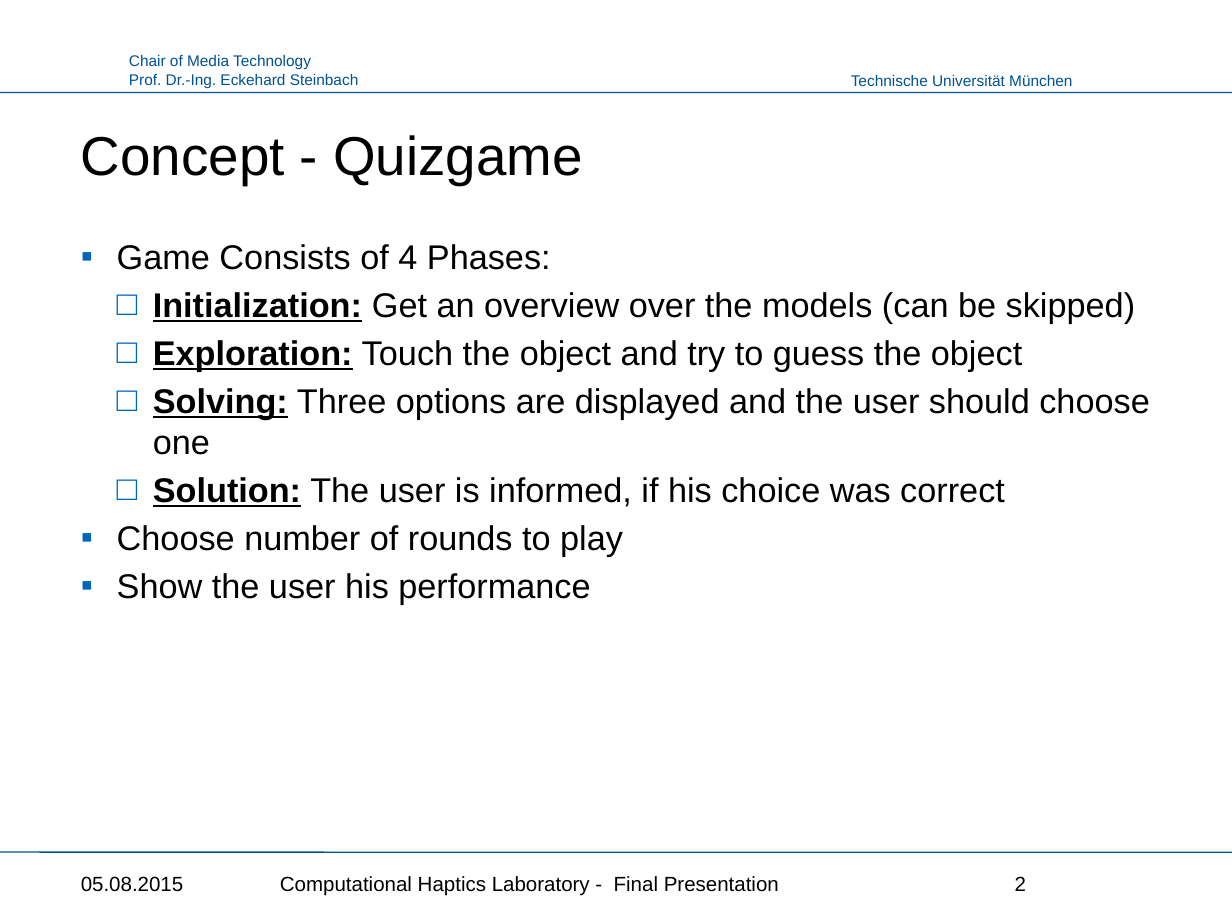
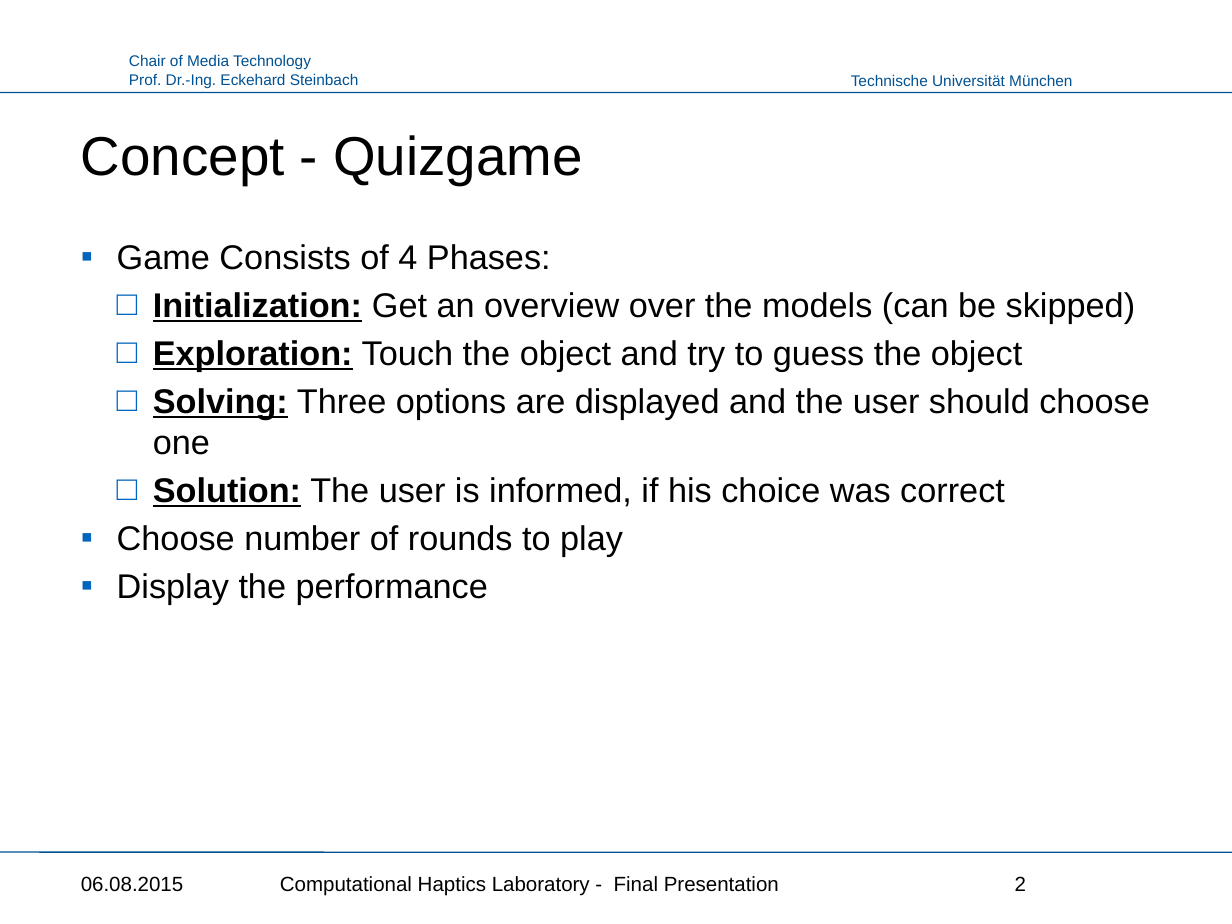
Before and after one commit to Punkbuster0401/HapticsLab, a slide deck: slide 2 of Haptics_Presentation.pptx. Drawn at 1232x924 pixels with LibreOffice and Linux fonts; fonts in the diff are those of the drawing; background and template pictures are left out. Boxes give left, top, right and bottom in pixels: in the first picture for what was removed or moved away, otherwise in the second. Text is boxed around its words. In the diff, an @@ line names an element or a change of style, - is before the commit and + after.

```diff
--- a/Haptics_Presentation.pptx
+++ b/Haptics_Presentation.pptx
@@ text at bbox=[117, 573, 488, 604]: text changed @@
-▪ Show the user his performance
+▪ Display the performance
@@ text at bbox=[81, 876, 184, 892]: text changed @@
-05.08.2015
+06.08.2015
```
Also in this commit, not shown: 17 other slides changed, 2 slides added, 1 other file.
